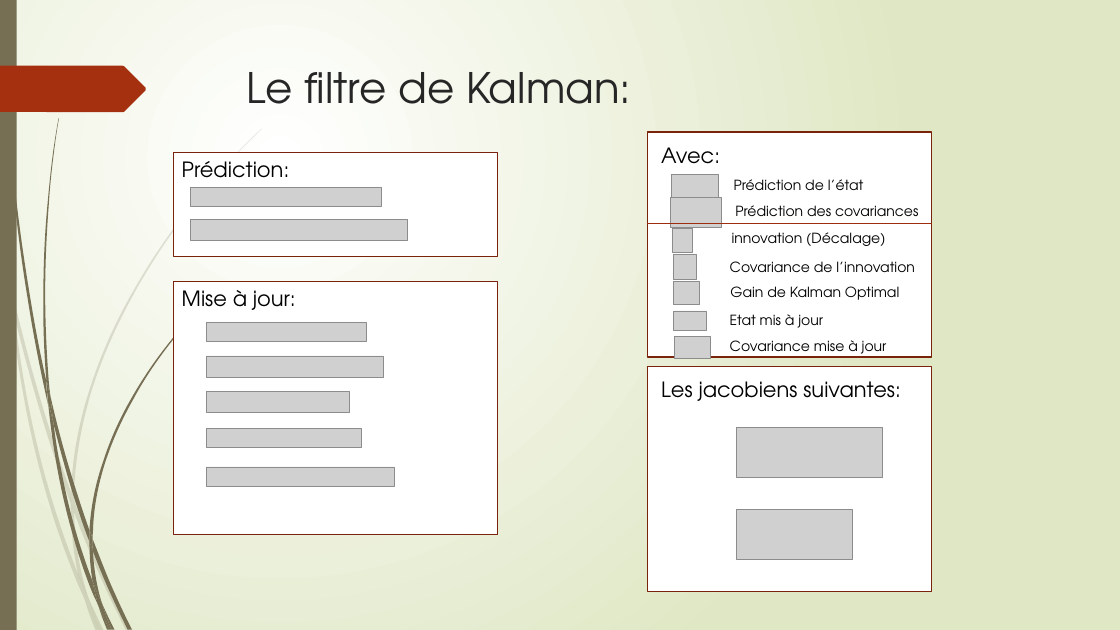
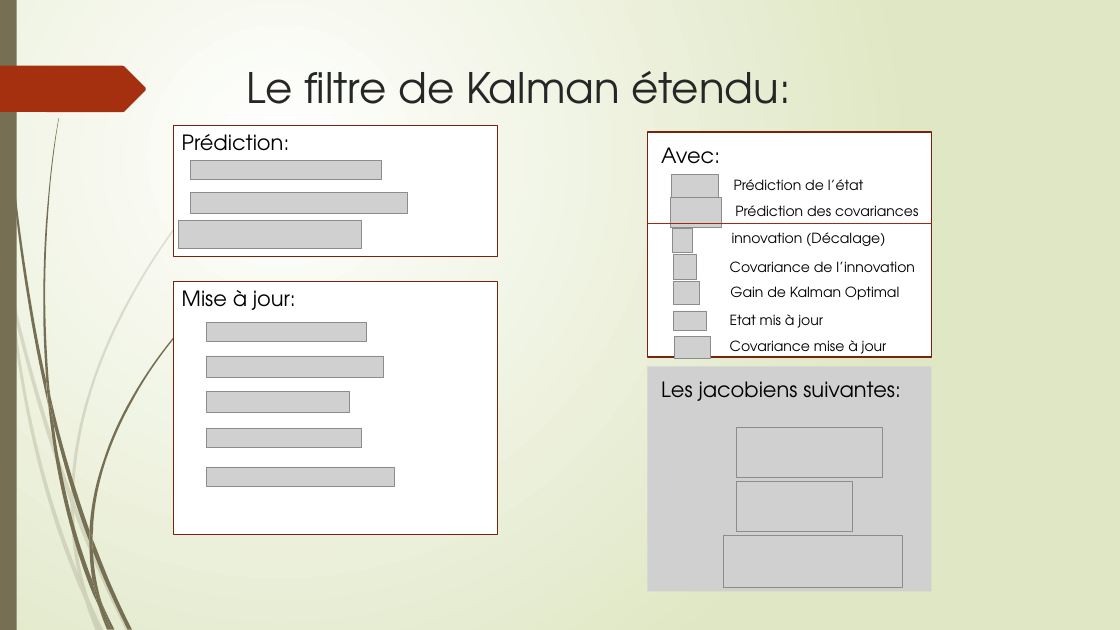
Before and after one commit to 14roiron/mareva-miniproj-slam, a slide deck: slide 5 of Presentation1.pptx (slide 4 before the commit). Drawn at 1120x630 pixels with LibreOffice and Linux fonts; fonts in the diff are those of the drawing; grey boxes stand for pictures. Boxes give left, top, right and bottom in pixels: in the first picture for what was removed or moved away, otherwise in the second. Text is boxed around its words. In the diff, an @@ line names an element or a change of style, - is before the commit and + after.

```diff
--- a/Presentation1.pptx
+++ b/Presentation1.pptx
@@ title at bbox=[247, 71, 790, 104]: text changed @@
-Le filtre de Kalman:
+Le filtre de Kalman étendu:
@@ 2 pictures, 1 text: place and size @@
-2 pictures, 1 text at bbox=[182, 161, 408, 240]
+2 pictures, 1 text at bbox=[182, 134, 408, 213]
@@ rectangle: place and size @@
-rectangle at bbox=[173, 152, 497, 256]
+rectangle at bbox=[173, 125, 497, 256]
@@ picture added at bbox=[179, 221, 362, 249] @@
@@ rectangle removed at bbox=[648, 366, 932, 592] @@
@@ picture added at bbox=[648, 366, 932, 592] @@
@@ picture: place and size @@
-picture at bbox=[737, 509, 853, 559]
+picture at bbox=[737, 481, 853, 531]
@@ picture added at bbox=[723, 535, 902, 587] @@
```
Also in this commit, not shown: 1 other slide changed, 3 slides added, 2 other files.
